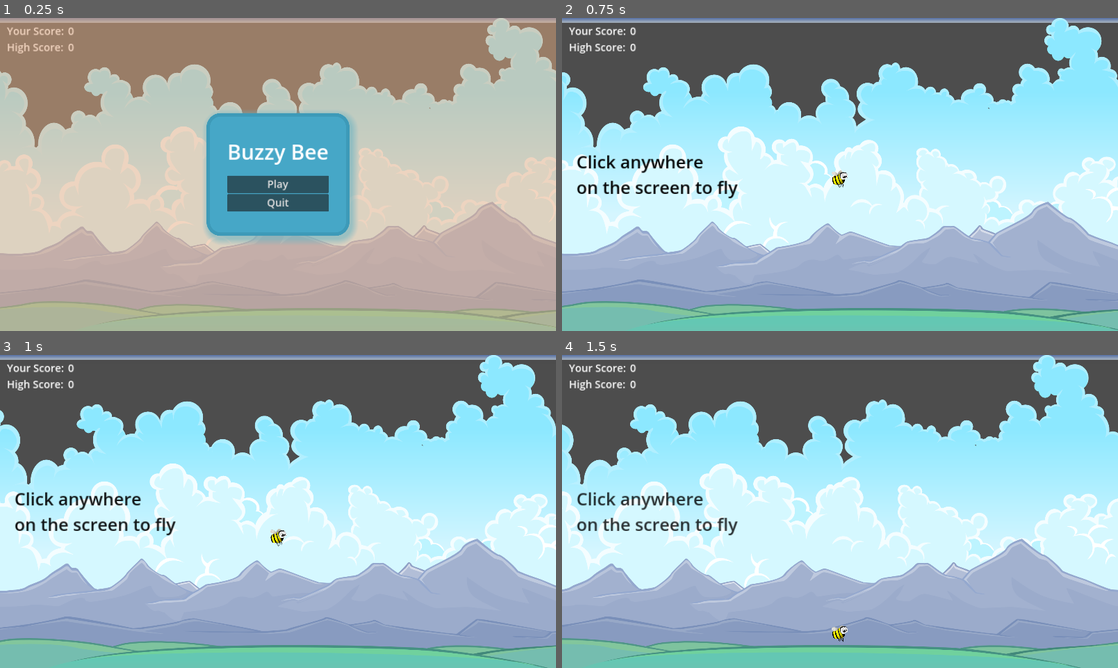
Above: before the commit, frames 1-4 (two rows, left to right).
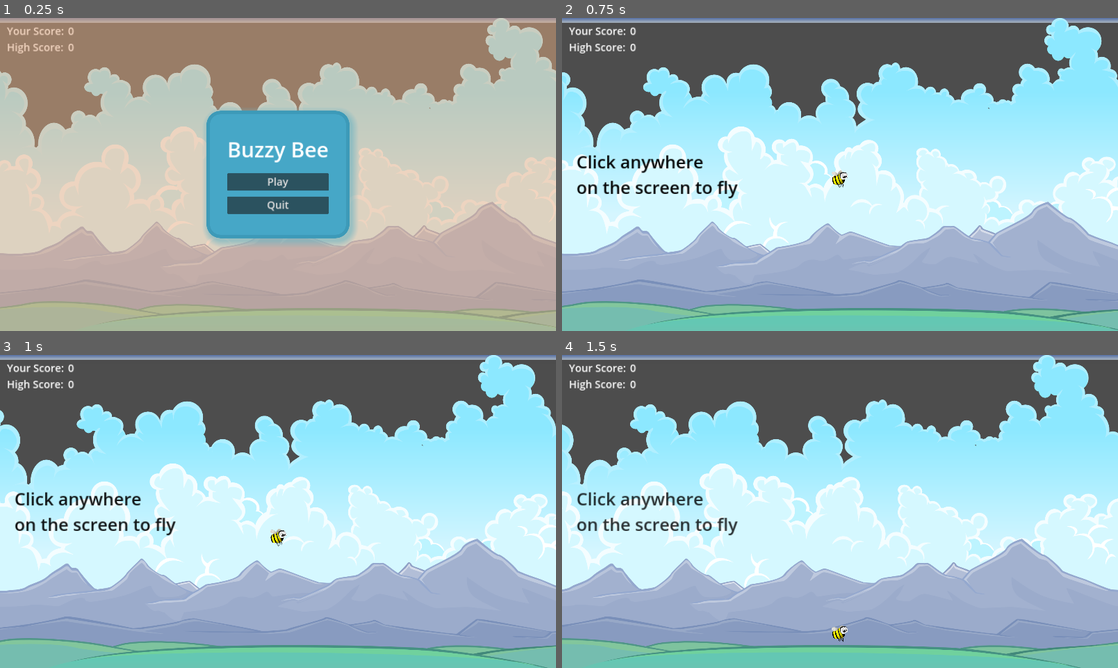
Above: after the commit, the same moments.

Repository: mjkjr/20GC01-Flappy-Bird-Clone
Game: Godot game, scene res://main.tscn
The game is run twice, just before and just after one commit, with the same random seed, the same clock (stepped at 60 frames per second) and the same inputs. A sky picture missing from this copy of the repository is replaced by a grey-blue gradient.
Inputs (mouse positions are in pixels of both pictures, inside the frame that each line leads up to):
- Up to frame 1 (0.25 s): no input
- Up to frame 2 (0.75 s): click "Play" at 0.5 s
- Up to frame 3 (1 s): no input
- Up to frame 4 (1.5 s): tap Enter at 1.25 s; move the mouse to (962, 495) at 1.27 s

The runs differ from the first frame. In frame 1, 1.8% of the frame differs, in the area x 37-63%, y 29-72%; in frame 2, nothing differs; in frame 3, nothing differs; in frame 4, nothing differs.

Commit message:
Adjusted ui

Diff:
--- a/main.tscn
+++ b/main.tscn
@@ -219,6 +219,11 @@
 theme_override_font_sizes/font_size = 36
 text = "Play"
 
+[node name="HSeparator2" type="HSeparator" parent="UI/StartScreen/CenterContainer/PanelContainer/VBoxContainer"]
+layout_mode = 2
+theme_override_constants/separation = 12
+theme_override_styles/separator = SubResource("StyleBoxEmpty_o8rgy")
+
 [node name="ButtonQuit" type="Button" parent="UI/StartScreen/CenterContainer/PanelContainer/VBoxContainer"]
 layout_mode = 2
 theme_override_font_sizes/font_size = 36
@@ -267,6 +272,11 @@
 theme_override_font_sizes/font_size = 36
 text = "Resume"
 
+[node name="HSeparator2" type="HSeparator" parent="UI/PauseScreen/CenterContainer/PanelContainer/VBoxContainer"]
+layout_mode = 2
+theme_override_constants/separation = 12
+theme_override_styles/separator = SubResource("StyleBoxEmpty_o8rgy")
+
 [node name="ButtonQuit" type="Button" parent="UI/PauseScreen/CenterContainer/PanelContainer/VBoxContainer"]
 layout_mode = 2
 theme_override_font_sizes/font_size = 36
